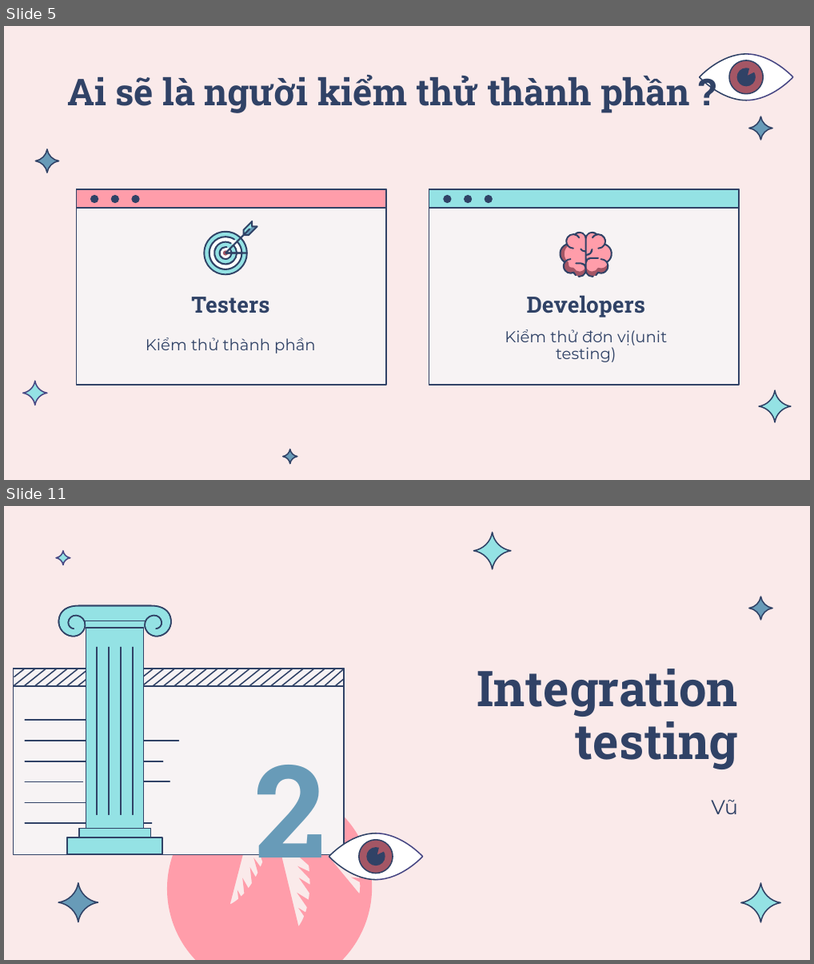
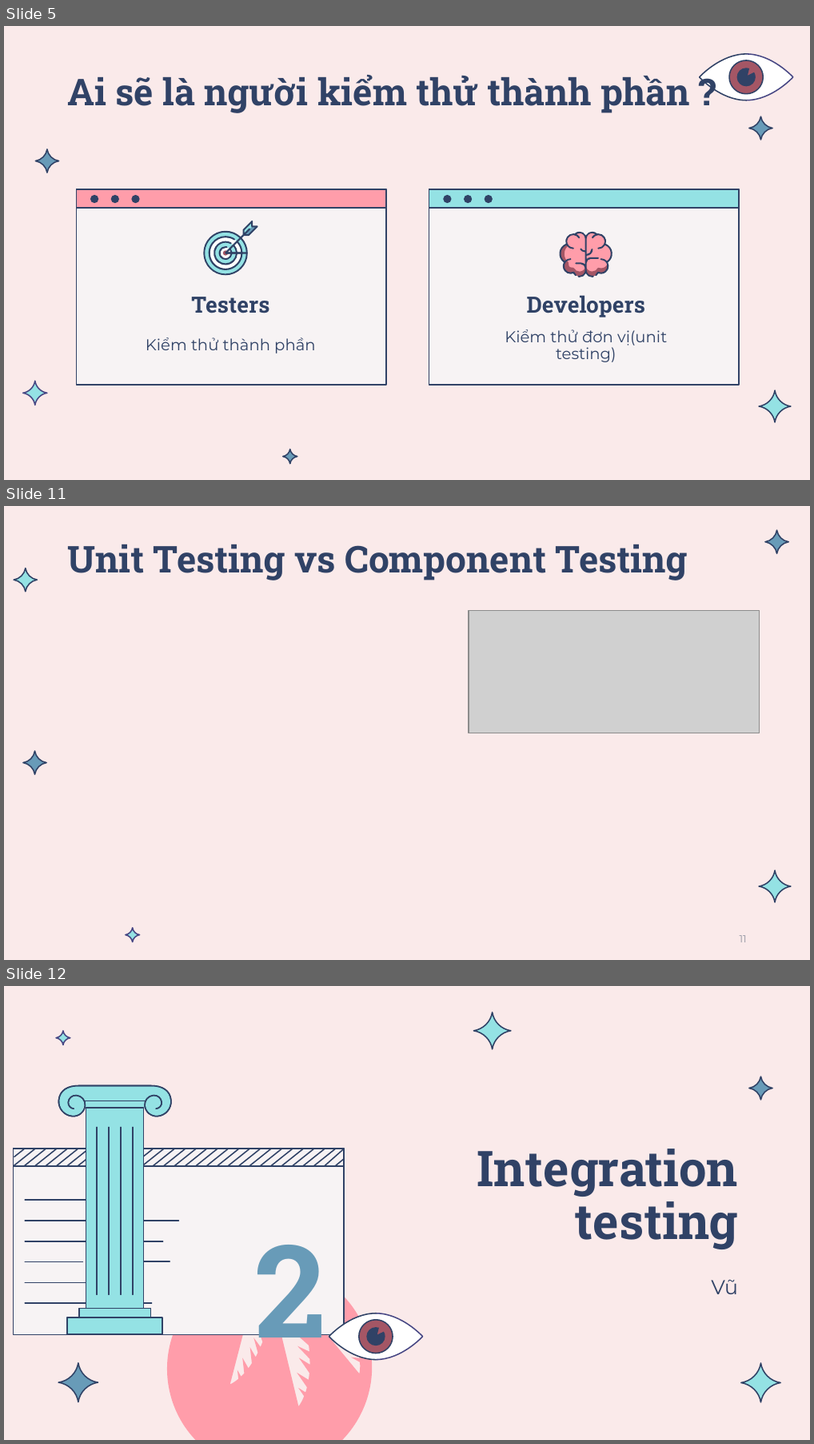
Before and after one commit to ducnv2509/Spring2022, a slide deck: Kiemthu_CoBan/Ws1_Nhom1.pptx. Shown one above the other, each under a label of ours: slides 5 and 11 before the commit, slides 5, 11 and 12 after it; the slides between them are not shown. The pictures are 814x964 and 814x1444 pixels, drawn with LibreOffice and Linux fonts; fonts in the diff are those of the drawing; grey boxes stand for pictures. Boxes give left, top, right and bottom in pixels: in the first picture for what was removed or moved away, otherwise in the second. Text is boxed around its words. In the diff, an @@ line names an element or a change of style, - is before the commit and + after.

```diff
--- a/Kiemthu_CoBan/Ws1_Nhom1.pptx
+++ b/Kiemthu_CoBan/Ws1_Nhom1.pptx
@@ slide 11 added at (4, 506, 810, 960), background #FAEAEA; not listed: 1 template element that a slide beside it also shows @@
@@ title added at (67, 544, 688, 580), 33 pt, text #304266, bold @@
+Unit Testing vs Component Testing
@@ freeform shape added at (766, 530, 789, 553), fill #689BB8, outline #304266 1.11 pt @@
@@ freeform shape added at (14, 568, 37, 592), fill #94E2E4, outline #304266 1.11 pt @@
@@ picture added at (469, 610, 758, 732) @@
@@ freeform shape added at (23, 751, 46, 775), fill #689BB8, outline #304266 1.11 pt @@
@@ freeform shape added at (126, 928, 140, 942), fill #94E2E4, outline #474784 1.11 pt @@
@@ page number added at (740, 935, 747, 942), 9 pt, text #8F93A0 @@
+11
@@ what was slide 11 is now slide 12 @@
```
Also in this commit, not shown: 15 slides changed.
